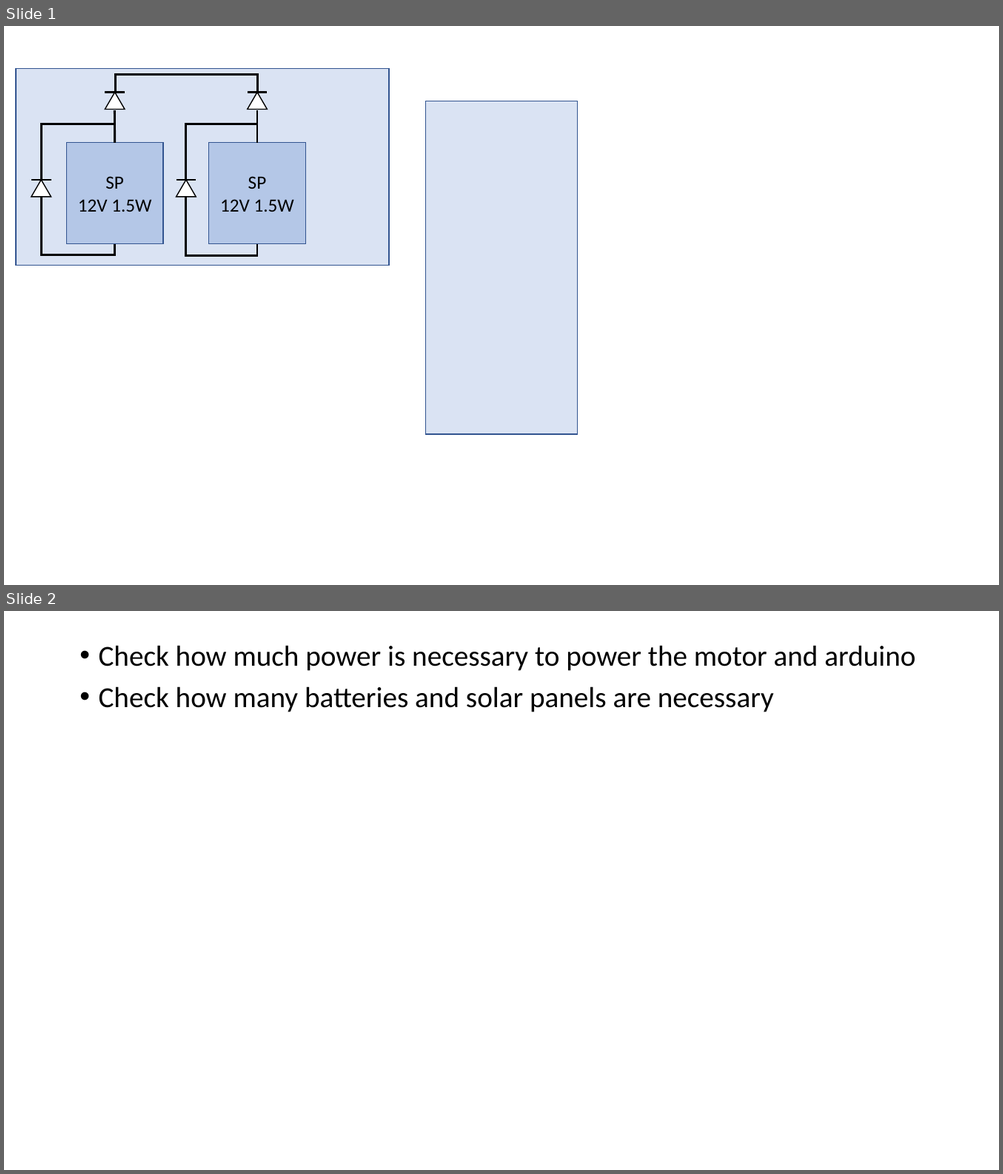
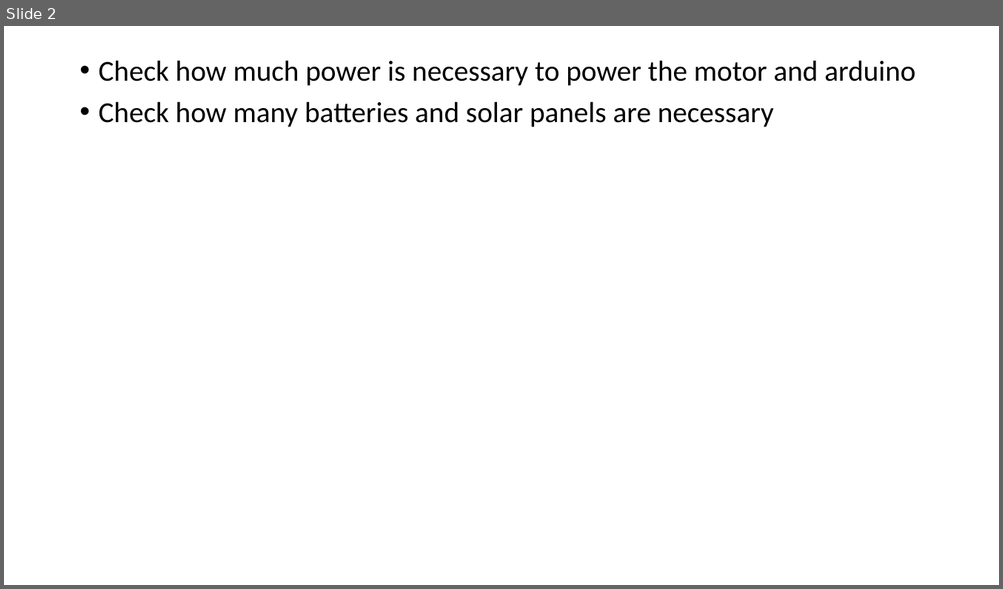
Before and after one commit to vtolenti89/Embedded, a slide deck: Projects/Solar_Powered_Battery/Docs/Solar_Panel_Block-Diagram.pptx. Shown one above the other, each under a label of ours: slides 1 and 2 before the commit, slide 2 after it. The pictures are 1003x1174 and 1003x589 pixels, drawn with LibreOffice and Linux fonts; fonts in the diff are those of the drawing. Boxes give left, top, right and bottom in pixels: in the first picture for what was removed or moved away, otherwise in the second. Text is boxed around its words. In the diff, an @@ line names an element or a change of style, - is before the commit and + after.

```diff
--- a/Projects/Solar_Powered_Battery/Docs/Solar_Panel_Block-Diagram.pptx
+++ b/Projects/Solar_Powered_Battery/Docs/Solar_Panel_Block-Diagram.pptx
@@ slide 1 removed at (x1=4, y1=26, x2=999, y2=585), background #FFFFFF @@
@@ rectangle removed at (x1=16, y1=68, x2=389, y2=266) @@
@@ elbow line removed from (115, 93) to (258, 92) @@
@@ triangle removed at (x1=105, y1=93, x2=124, y2=110) @@
@@ line removed from (105, 93) to (125, 93) @@
@@ line removed from (114, 110) to (115, 142) @@
@@ triangle removed at (x1=247, y1=93, x2=267, y2=110) @@
@@ line removed from (247, 93) to (267, 93) @@
@@ line removed from (257, 110) to (257, 142) @@
@@ rectangle removed at (x1=426, y1=101, x2=578, y2=435) @@
@@ elbow line removed from (115, 142) to (41, 180) @@
@@ elbow line removed from (186, 180) to (257, 142) @@
@@ rectangle removed at (x1=67, y1=142, x2=163, y2=244) @@
-SP
-12V 1.5W
@@ rectangle removed at (x1=209, y1=142, x2=305, y2=244) @@
-SP
-12V 1.5W
@@ triangle removed at (x1=31, y1=180, x2=51, y2=197) @@
@@ line removed from (31, 180) to (51, 180) @@
@@ triangle removed at (x1=176, y1=180, x2=196, y2=197) @@
@@ line removed from (176, 180) to (196, 180) @@
@@ elbow line removed from (41, 197) to (115, 244) @@
@@ elbow line removed from (186, 197) to (257, 244) @@
```
Also in this commit, not shown: 1 slide added, 8 other files.
